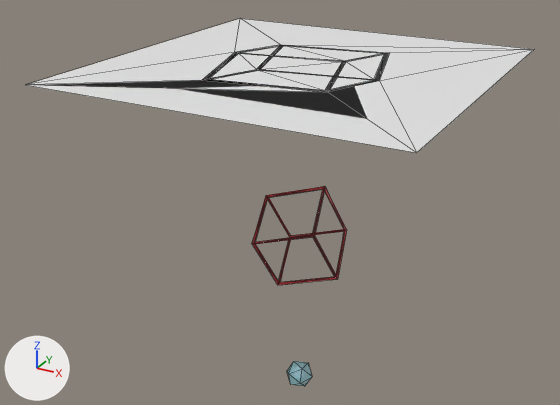
One commit to the OBJ model obj_models/shadow.obj: the scene before it, then after it.
The view is the same before and after, from a camera (50 mm lens) standing at (10.06, -19.68, 10.85) and looking at (-0.8, 0.07, 0.97). Every picture has the same lights, and +X, +Y and +Z are marked at lower left. Mesh edges are drawn as thin lines. Where no turn or scale is listed for an object, it has been applied to the vertices.

Names of what the first picture shows: 'Cube.001_Cube.003', 'Cube.002_Cube.004', 'Icosphere.001'.
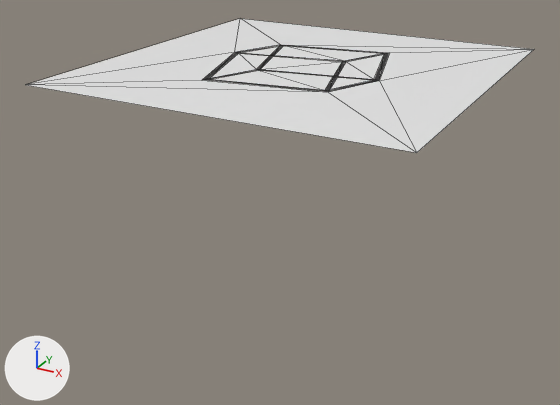
The newer file is also turned or shifted as a whole; pictures and numbers use the older file's frame.

Where the change shows, as pixel boxes (x1, y1, x2, y2) in the pictures (560 x 405 px; the box of a moved part takes in the faces that stretch with it):
'Cube.001_Cube.003', deleted: before (252, 186, 347, 285)
'Icosphere.001', deleted: before (287, 361, 312, 386)
part 1 of me_cube_002_cube_004, moved or reshaped: (31, 44, 370, 122) in both

The edits, one by one:
me_cube_002_cube_004 has 37 vertices, 66 faces, 1 loose edge and spans x -5.42..5.37, y -5.42..5.37, z 5.48.
me_cube_002_cube_004 is used by ob_cube_002_cube_004; location (0.0, 0.0, 0.0).
Part 1, on me_cube_002_cube_004:
54 faces are deleted.
36 new faces join them, mat_shadow (black #000000).
18 new faces join them, mat_bg (white #e7e7e7).
Object 'Cube.001_Cube.003' (ob_cube_001_cube_003) is deleted.
Object 'Icosphere.001' (ob_icosphere_001) is deleted.
